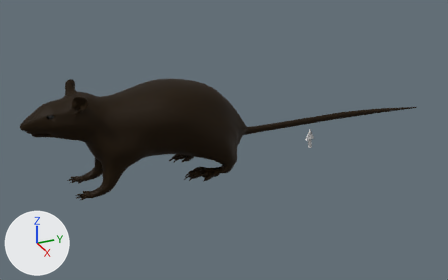
Renders of the Blender file rat/Rat2.0.blend from each side of a commit.
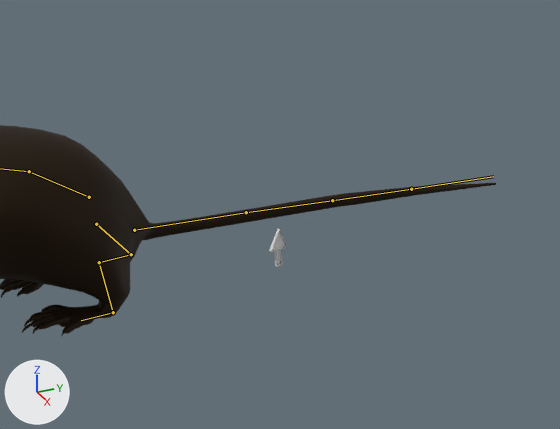
Each version appears first whole from a 50 mm lens placed at (104.5, -33.2, 57.0), pointed at (2.2, 12.8, 5.9), and next in a close-up on the part from 39% to 100% of the width and 6% to 81% of the height. Every picture has the same lights, and +X, +Y and +Z are marked at lower left. Both versions are drawn at the pose saved in each file; the numbers are the values there. The bones that bend it are drawn over the model as lines in the close-ups.

Names of what the first close-up shows: 'RAT'.
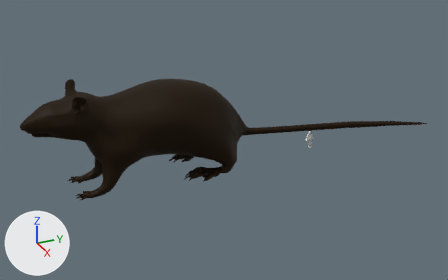
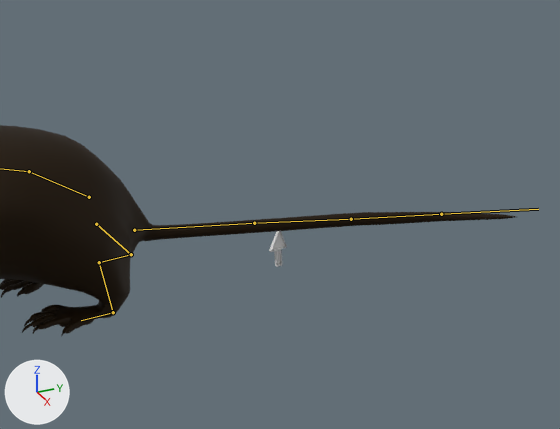
Edits to the bpy script that builds the scene:
```text
Change bone_tail_controller:
    where bone_tail_controller = bpy.data.objects['Rat armature'].pose.bones['Tail controller']
    bone_tail_controller.location: (0.0, 9.9, 0.0) -> (0.0, 0.0, 0.0)
```

Location of each change, (x1, y1, x2, y2) in pixels of the close-ups (560 x 429 px):
'RAT', posed: before (0, 125, 496, 336); after (0, 125, 516, 336)
